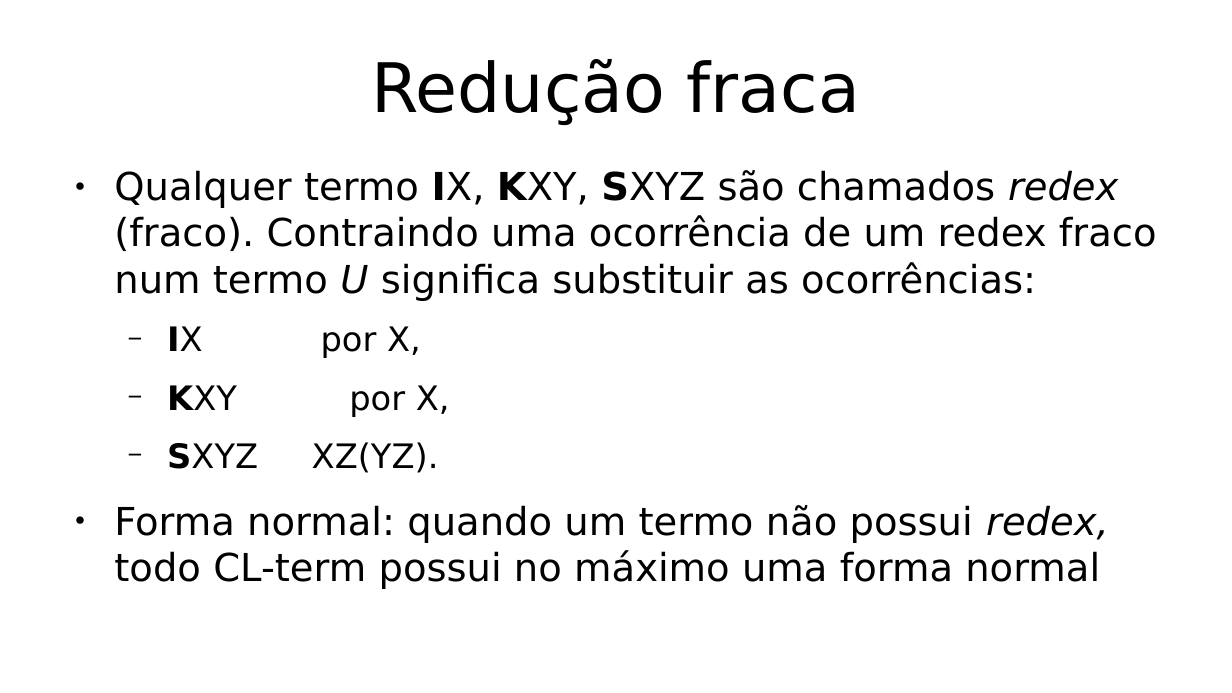
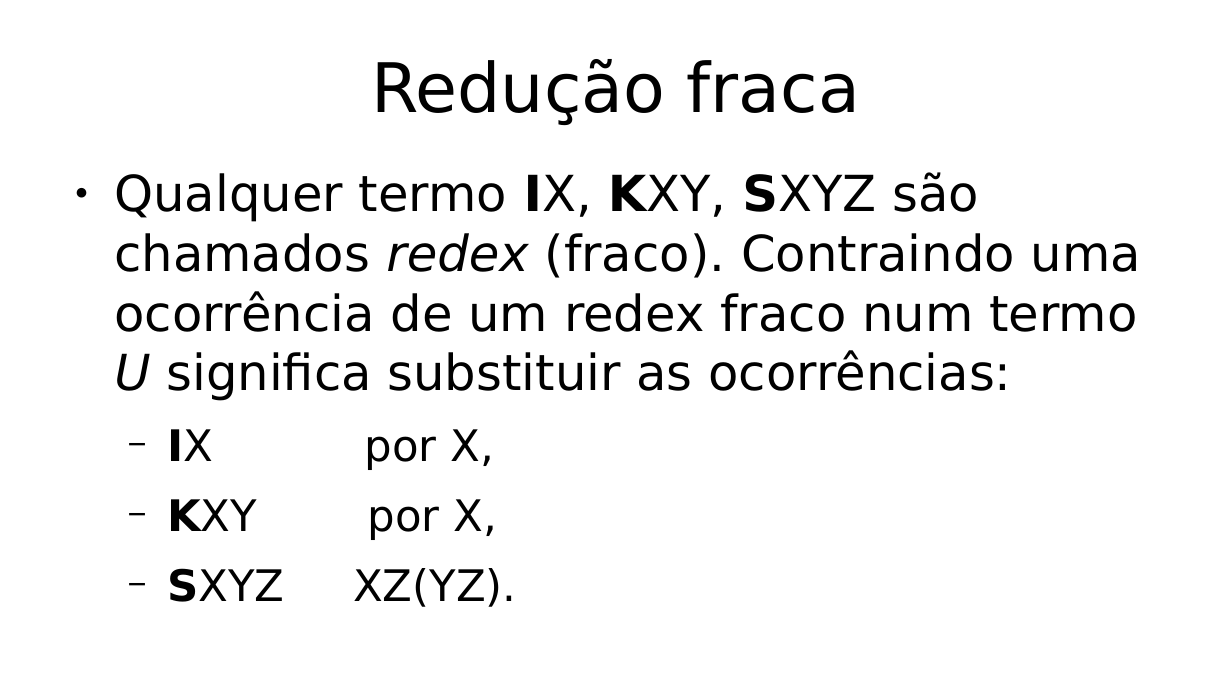
Before and after one commit to hlah/teoria_da_computacao, a slide deck: slide 9 of pesquisa/slides.odp. Drawn at 1232x693 pixels with LibreOffice and Linux fonts; fonts in the diff are those of the drawing. Boxes give left, top, right and bottom in pixels: in the first picture for what was removed or moved away, otherwise in the second. Text is boxed around its words. In the diff, an @@ line names an element or a change of style, - is before the commit and + after.

```diff
--- a/pesquisa/slides.odp
+++ b/pesquisa/slides.odp
@@ text "Qualquer termo IX, KXY, SXYZ ..." at <box>114,172,1141,540</box>: size 24.8 to 32 pt in "Qualquer termo IX, KXY, SXYZ são chamados ..."; size 21.7 to 28 pt in "IX por X,", "KXY por X,", "SXYZ XZ(YZ)." @@
@@ text at <box>114,505,1109,589</box>: paragraph removed @@
-● Forma normal: quando um termo não possui redex, todo CL-term possui no máximo uma forma normal
```
Also in this commit, not shown: 7 other slides changed, 1 other file.
